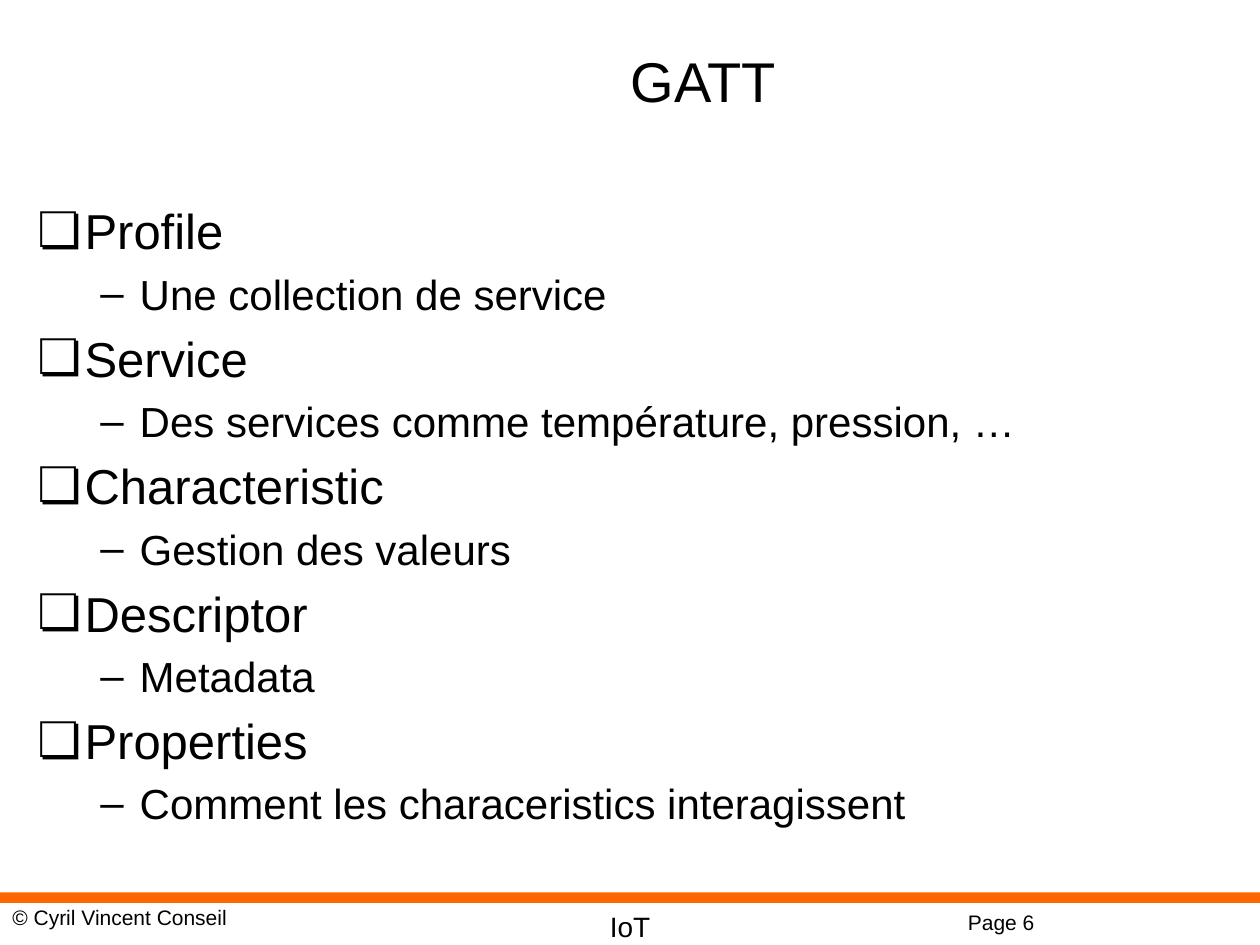
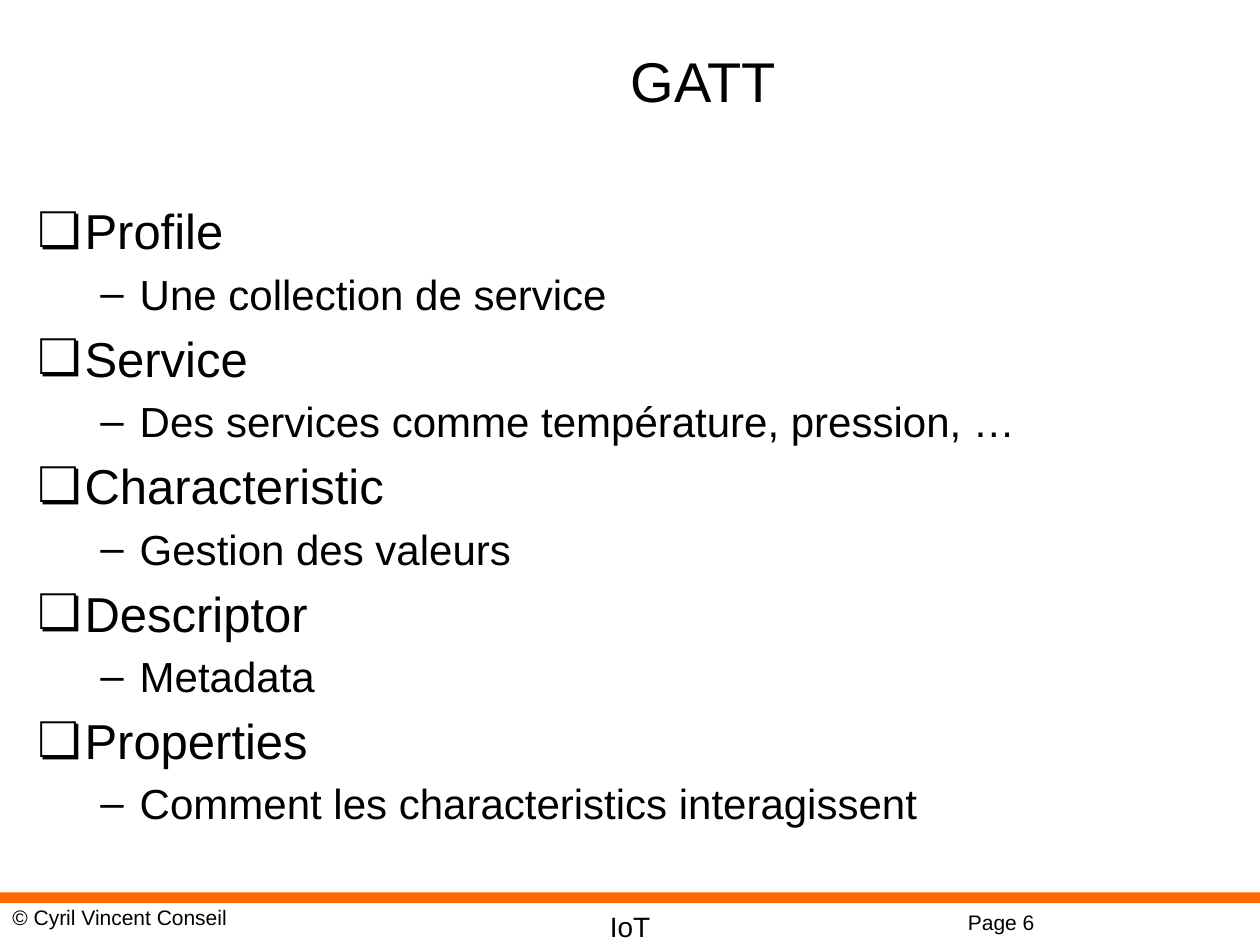
Before and after one commit to cyrilvincent/IoT, a slide deck: slide 6 of ppt/IoT23-MicropythonBT.pptx. Drawn at 1260x945 pixels with LibreOffice and Linux fonts; fonts in the diff are those of the drawing; background and template pictures are left out. Boxes give left, top, right and bottom in pixels: in the first picture for what was removed or moved away, otherwise in the second. Text is boxed around its words. In the diff, an @@ line names an element or a change of style, - is before the commit and + after.

```diff
--- a/ppt/IoT23-MicropythonBT.pptx
+++ b/ppt/IoT23-MicropythonBT.pptx
@@ text at [140,788,917,828]: text changed @@
-  – Comment les characeristics interagissent
+  – Comment les characteristics interagissent
```
Also in this commit, not shown: 23 other files.
